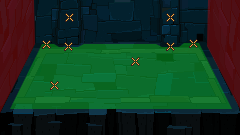
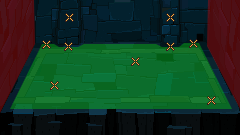
Layers edited between the first and the second 240px x 135px image:
added layer "Trap2 copy" in group "Placeholders" over (x1=207, y1=96, x2=216, y2=105)
